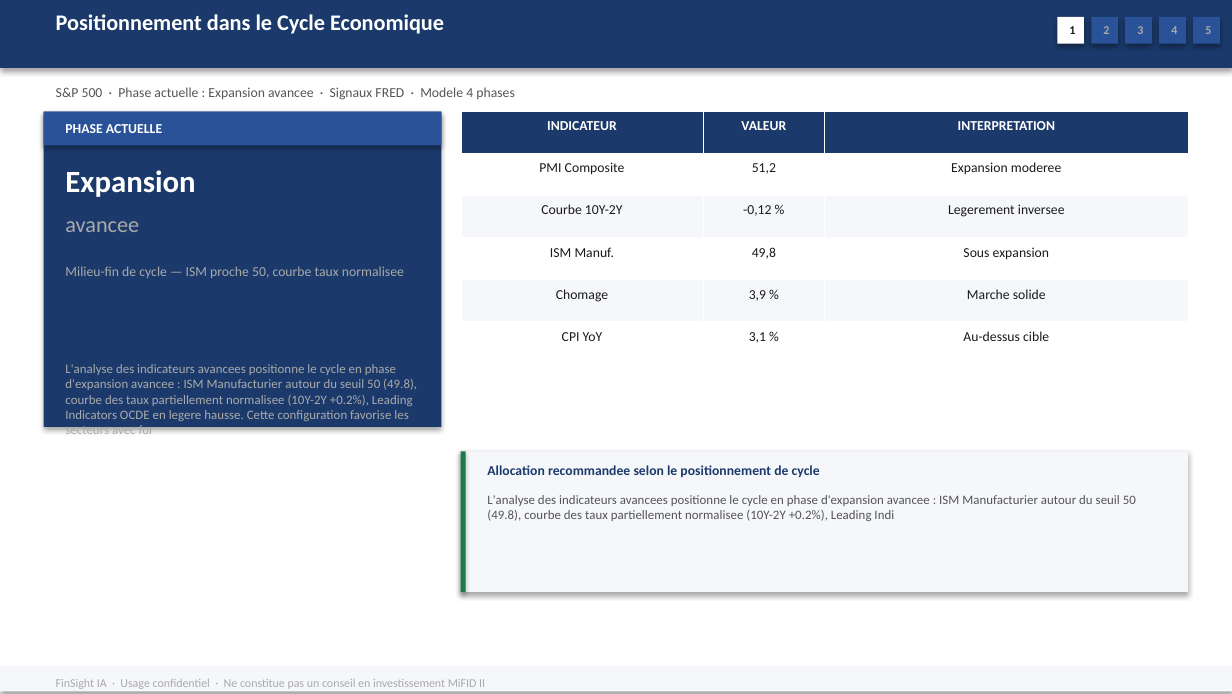
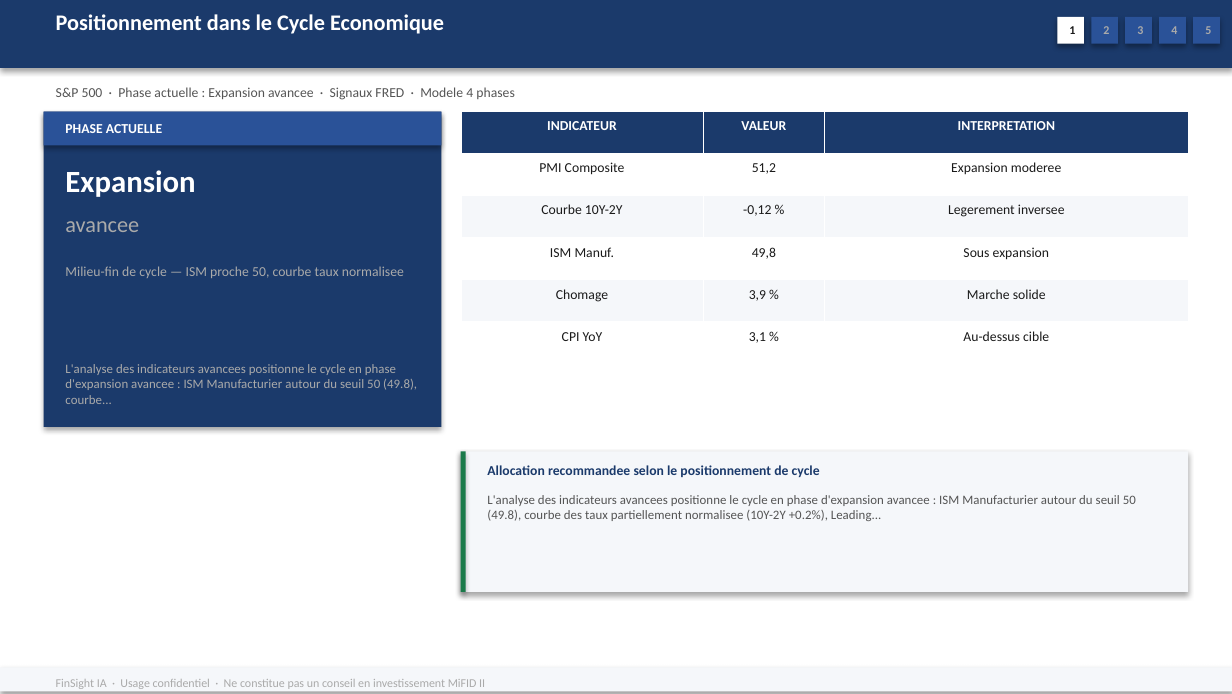
Before and after one commit to baptistejeh07-art/finsight-ia, a slide deck: slide 7 of preview/indice_SP_500/indice_SP_500.pptx. Drawn at 1232x694 pixels with LibreOffice and Linux fonts; fonts in the diff are those of the drawing. Boxes give left, top, right and bottom in pixels: in the first picture for what was removed or moved away, otherwise in the second. Text is boxed around its words. In the diff, an @@ line names an element or a change of style, - is before the commit and + after.

```diff
--- a/preview/indice_SP_500/indice_SP_500.pptx
+++ b/preview/indice_SP_500/indice_SP_500.pptx
@@ text at bbox=[65, 364, 417, 404]: text changed @@
-L'analyse des indicateurs avancees positionne le cycle en phase d'expansion avancee : ISM Manufacturier autour du seuil 50 (49.8), courbe des taux partiellement normalisee (10Y-2Y +0.2%), Leading Indicators OCDE en legere hausse. Cette configuration favorise les secteurs avec for
+L'analyse des indicateurs avancees positionne le cycle en phase d'expansion avancee : ISM Manufacturier autour du seuil 50 (49.8), courbe...
@@ text at bbox=[487, 495, 1136, 521]: text changed @@
-L'analyse des indicateurs avancees positionne le cycle en phase d'expansion avancee : ISM Manufacturier autour du seuil 50 (49.8), courbe des taux partiellement normalisee (10Y-2Y +0.2%), Leading Indi
+L'analyse des indicateurs avancees positionne le cycle en phase d'expansion avancee : ISM Manufacturier autour du seuil 50 (49.8), courbe des taux partiellement normalisee (10Y-2Y +0.2%), Leading...
```
Also in this commit, not shown: 10 other slides changed, 1 other file.
